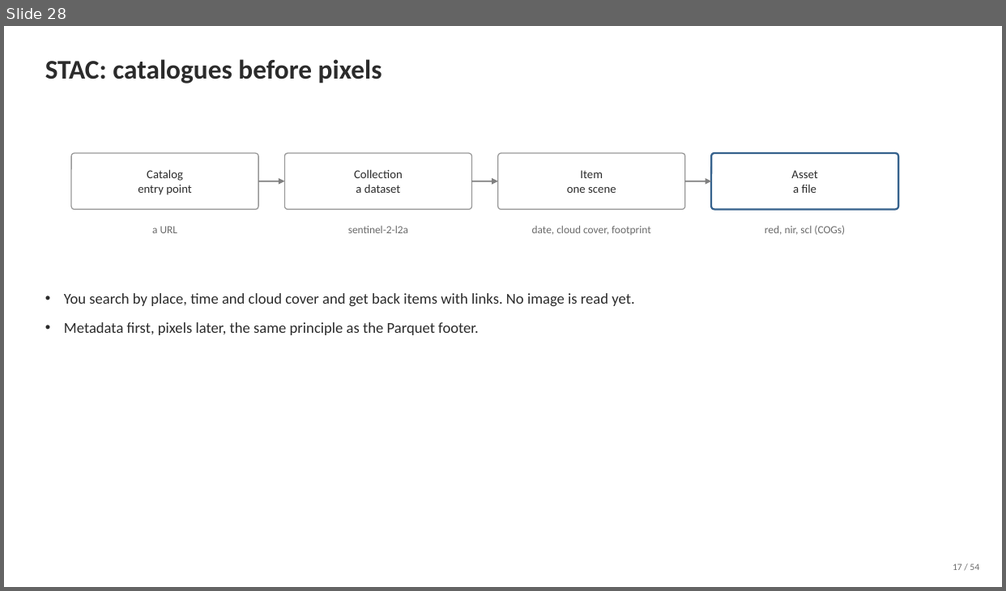
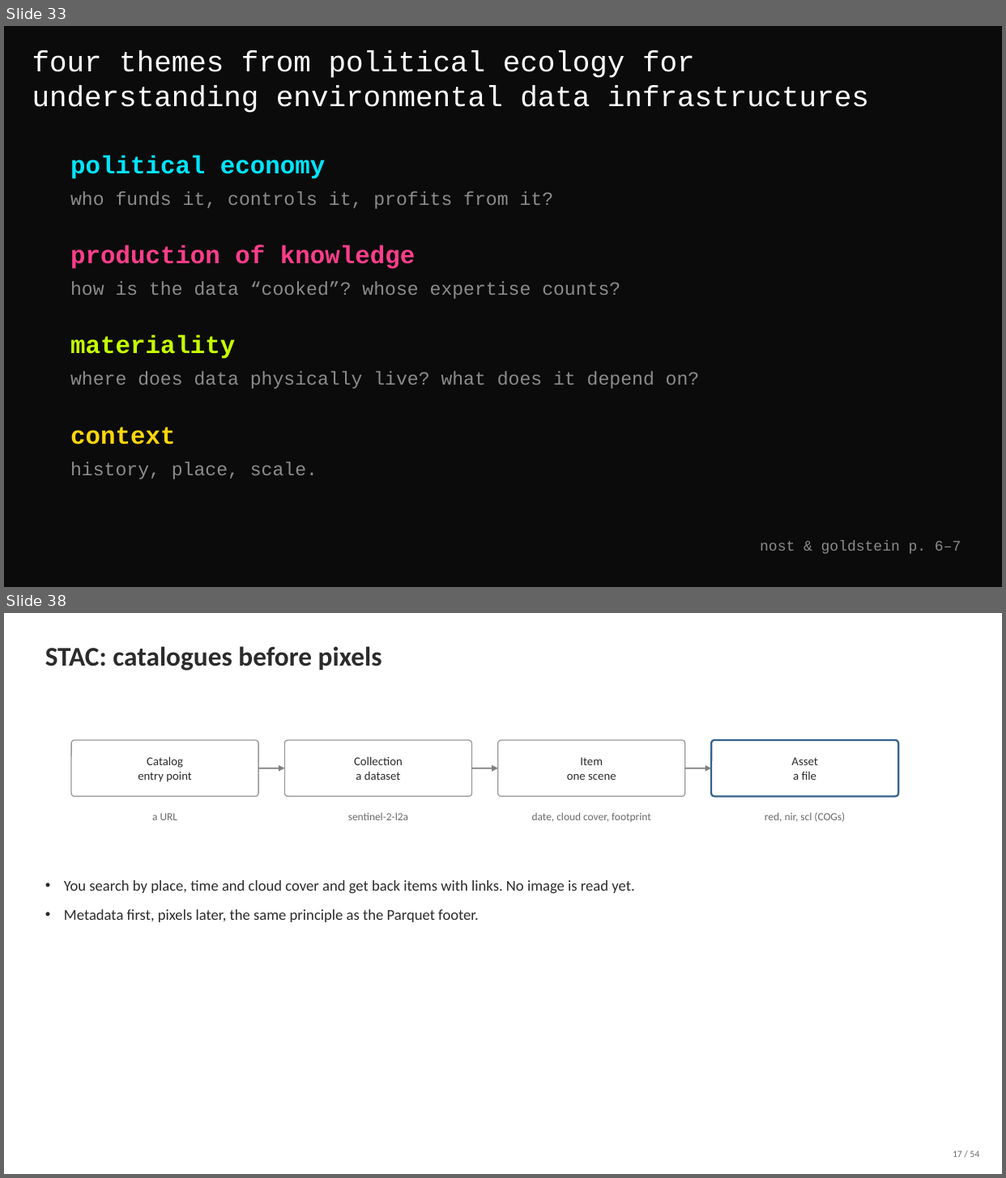
Before and after one commit to milliechapman/dsep, a slide deck: dsep2.pptx. Shown one above the other, each under a label of ours: slide 28 before the commit, slides 33 and 38 after it; the slides between them are not shown. The pictures are 1006x591 and 1006x1178 pixels, drawn with LibreOffice and Linux fonts; fonts in the diff are those of the drawing. Boxes give left, top, right and bottom in pixels: in the first picture for what was removed or moved away, otherwise in the second. Text is boxed around its words. In the diff, an @@ line names an element or a change of style, - is before the commit and + after.

```diff
--- a/dsep2.pptx
+++ b/dsep2.pptx
@@ slide 33 added at bbox=[4, 26, 1002, 587], background #0B0B0B @@
@@ text added at bbox=[32, 51, 869, 113], 28 pt, text #FFFFFF @@
+four themes from political ecology for understanding environmental data infrastructures
@@ text added at bbox=[70, 156, 325, 179], 24 pt, text #00E5FF, bold @@
+political economy
@@ text added at bbox=[70, 191, 554, 209], 18 pt, text #8C8C8C @@
+who funds it, controls it, profits from it?
@@ text added at bbox=[70, 246, 415, 269], 24 pt, text #FF3D8B, bold @@
+production of knowledge
@@ text added at bbox=[70, 281, 620, 299], 18 pt, text #8C8C8C @@
+how is the data “cooked”? whose expertise counts?
@@ text added at bbox=[70, 335, 235, 359], 24 pt, text #C6FF00, bold @@
+materiality
@@ text added at bbox=[70, 372, 700, 389], 18 pt, text #8C8C8C @@
+where does data physically live? what does it depend on?
@@ text added at bbox=[70, 427, 175, 445], 24 pt, text #FFD60A, bold @@
+context
@@ text added at bbox=[70, 462, 317, 480], 18 pt, text #8C8C8C @@
+history, place, scale.
@@ text added at bbox=[760, 540, 961, 554], 14 pt, text #8C8C8C @@
+nost & goldstein p. 6–7
@@ what was slide 28 is now slide 38 @@
```
Also in this commit, not shown: 14 slides changed, 11 other slides added, 2 slides removed, 6 other files.
